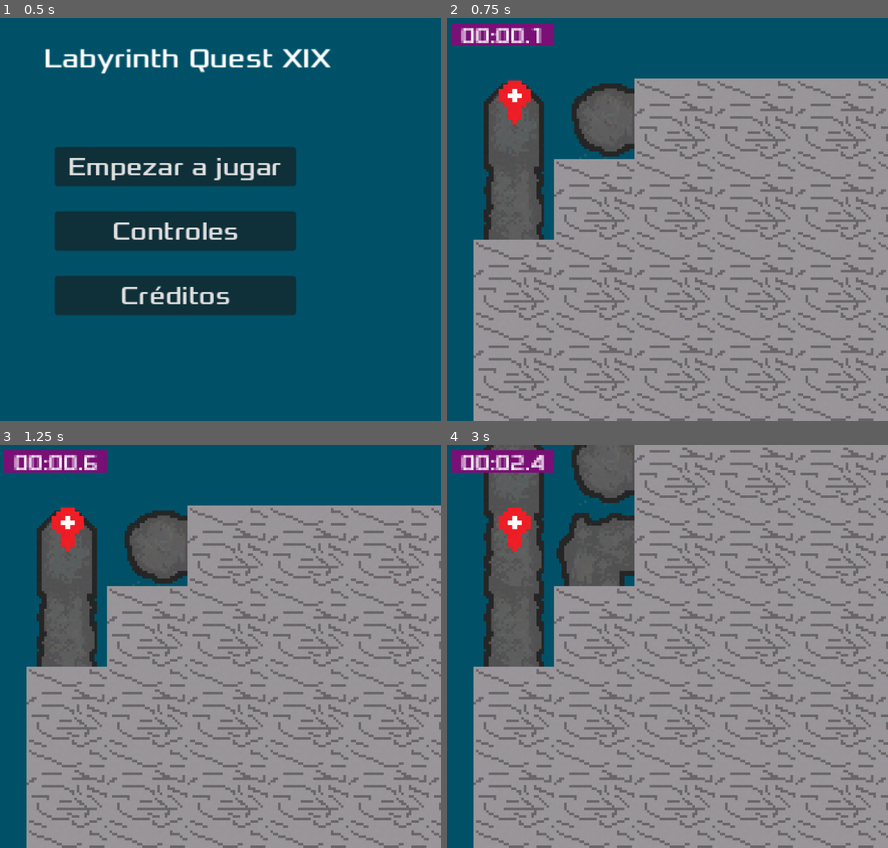
Above: before the commit, frames 1-4 (two rows, left to right).
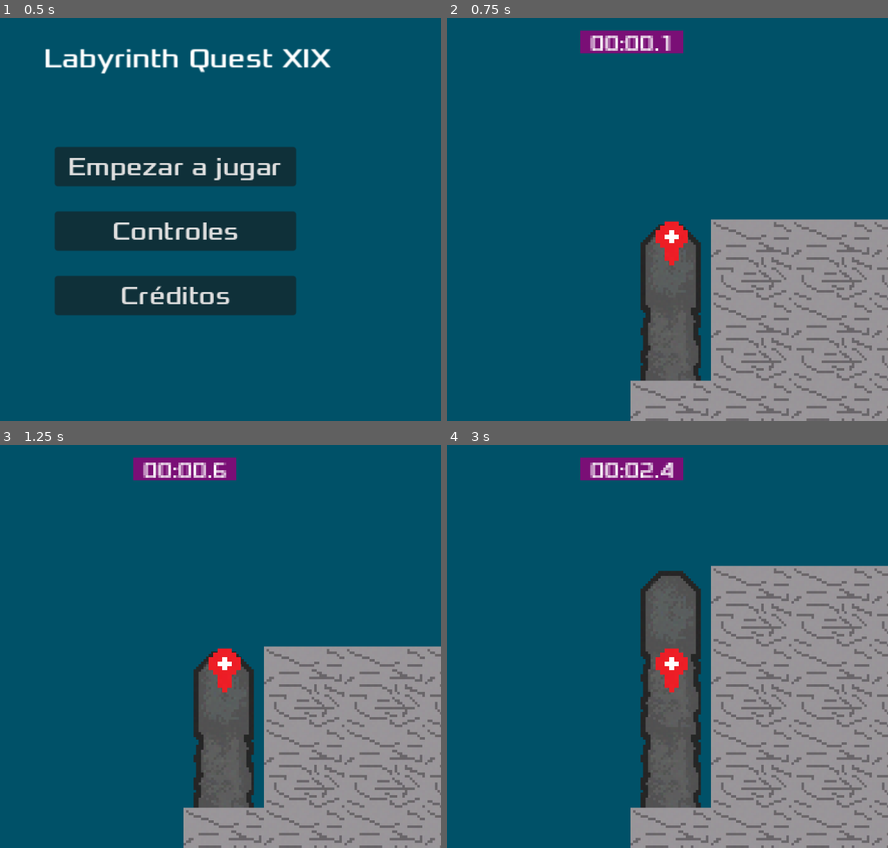
Above: after the commit, the same moments.

Repository: rielgueta/labyrinth
Game: Godot game, scene res://scenes/Inicio.tscn
Same seed, same stepped clock (60 frames per second), same inputs: the game is played once before the commit and once after it.
Inputs:
- Up to frame 1 (0.5 s): no input
- Up to frame 2 (0.75 s): click "Empezar a jugar" at 0.5 s
- Up to frame 3 (1.25 s): no input
- Up to frame 4 (3 s): tap Enter at 1.25 s; hold Right (ui_right) 1.28-2.03 s; hold Down (ui_down) 2.03-2.78 s; hold Right (ui_right) from 2.78 s (still down)

Frame 1 is identical in both runs. In frame 2, 63% of the frame differs, in the area x 0-100%, y 1-100%; in frame 3, 63%; in frame 4, 69%, in the area x 0-100%, y 0-100%.

Commit message:
Items y arreglar bugs
Fog ahora solo se quita si hay camino, Hay los sprays de items y mejor Hud

Diff:
--- a/Scripts/Game.gd
+++ b/Scripts/Game.gd
@@ -8,6 +8,7 @@
 	# Generamos el laberinto
 	$Laberinto.generar_laberinto(ancho_laberinto)
 	$Laberinto.esconder(ancho_laberinto)
+
 	# Creamos la salida
 	var salida = randi_range(0, ancho_laberinto-1)
 	$Laberinto.modificar_celda(Vector2i(salida, ancho_laberinto-1), 2)
--- a/Scripts/tilemap.gd
+++ b/Scripts/tilemap.gd
@@ -19,6 +19,10 @@
 	# var sed = 2285957176
 	# var sed = randi()
 	tamaño_laberinto = ancho_laberinto
+
+	# MOMENTANEO
+	set_cell(1 , Vector2i(2, 0), 4, Vector2i(2, 0))
+	set_cell(1 , Vector2i(1, 0), 4, Vector2i(1, 0))
 
 	aguas = create_2d_array(tamaño_laberinto, tamaño_laberinto,0)
 	if sed != 0:
@@ -193,19 +197,27 @@
 	var mov = get_moves(celda_a_mod)
 	mov[modificador] = true
 	var coord_atlas = convert_to_cell(mov)
-	set_cell(0,coordenadas, 2, coord_atlas)
+	set_cell(0, coordenadas, 2, coord_atlas)
 
 func esconder(ancho):
 	for i in range(ancho):
 		for j in range(ancho):
-			set_cell(1, Vector2i(i, j), 3, Vector2i.ZERO)
+			set_cell(2, Vector2i(i, j), 3, Vector2i.ZERO)
+
 
 func mostrar(coords:Vector2i):
-	erase_cell(1, coords-Vector2i.LEFT)
-	erase_cell(1, coords-Vector2i.ZERO)
-	erase_cell(1, coords-Vector2i.RIGHT)
-	erase_cell(1, coords-Vector2i.UP)
-	erase_cell(1, coords-Vector2i.DOWN)
+	var movimientos = get_moves(get_cell_atlas_coords(0, coords))
+	erase_cell(2, coords-Vector2i.ZERO)
+	for i in range(0, 4, 1):
+		if movimientos[i]:
+			if i == 0:
+				erase_cell(2, coords + Vector2i.UP)
+			elif i == 1:
+				erase_cell(2, coords + Vector2i.LEFT)
+			elif i == 2:
+				erase_cell(2, coords + Vector2i.DOWN)
+			else:
+				erase_cell(2, coords + Vector2i.RIGHT)
 
 func create_2d_array(width, height, value):
 	var a = []
--- a/Tilesets/tilemap.tres
+++ b/Tilesets/tilemap.tres
@@ -1,9 +1,10 @@
-[gd_resource type="TileSet" load_steps=9 format=3 uid="uid://dnrll7emphamq"]
+[gd_resource type="TileSet" load_steps=11 format=3 uid="uid://dnrll7emphamq"]
 
 [ext_resource type="Texture2D" uid="uid://bwq7sxsdmgv0r" path="res://Tilesets/tilesetcuadradoOrdenado.png" id="1_qltth"]
 [ext_resource type="Texture2D" uid="uid://bdu3n66blqa6r" path="res://Art/question.png" id="2_ix5cg"]
 [ext_resource type="Texture2D" uid="uid://djtogtajeusck" path="res://Art/lab1.png" id="3_0c8uv"]
 [ext_resource type="Texture2D" uid="uid://cblppibs0pgkb" path="res://Art/fow.png" id="4_56xfn"]
+[ext_resource type="Texture2D" uid="uid://pftinibvego8" path="res://Art/Items.png" id="5_7b0eu"]
 
 [sub_resource type="TileSetAtlasSource" id="TileSetAtlasSource_p8ru0"]
 texture = ExtResource("1_qltth")
@@ -155,6 +156,22 @@
 0:0/0/physics_layer_0/linear_velocity = Vector2(0, 0)
 0:0/0/physics_layer_0/angular_velocity = 0.0
 
+[sub_resource type="TileSetAtlasSource" id="TileSetAtlasSource_p7e20"]
+texture = ExtResource("5_7b0eu")
+texture_region_size = Vector2i(32, 32)
+0:0/0 = 0
+0:0/0/physics_layer_0/linear_velocity = Vector2(0, 0)
+0:0/0/physics_layer_0/angular_velocity = 0.0
+1:0/0 = 0
+1:0/0/physics_layer_0/linear_velocity = Vector2(0, 0)
+1:0/0/physics_layer_0/angular_velocity = 0.0
+2:0/0 = 0
+2:0/0/physics_layer_0/linear_velocity = Vector2(0, 0)
+2:0/0/physics_layer_0/angular_velocity = 0.0
+3:0/0 = 0
+3:0/0/physics_layer_0/linear_velocity = Vector2(0, 0)
+3:0/0/physics_layer_0/angular_velocity = 0.0
+
 [resource]
 tile_size = Vector2i(32, 32)
 physics_layer_0/collision_layer = 1
@@ -162,3 +179,4 @@
 sources/1 = SubResource("TileSetAtlasSource_e3agx")
 sources/2 = SubResource("TileSetAtlasSource_wh4e1")
 sources/3 = SubResource("TileSetAtlasSource_ktoa6")
+sources/4 = SubResource("TileSetAtlasSource_p7e20")
--- a/scenes/Game.tscn
+++ b/scenes/Game.tscn
@@ -2,7 +2,7 @@
 
 [ext_resource type="PackedScene" uid="uid://bewouc6umc27" path="res://scenes/Laberinto.tscn" id="1_7o2eb"]
 [ext_resource type="Script" path="res://Scripts/Game.gd" id="1_xp63t"]
-[ext_resource type="PackedScene" uid="uid://ctksfnssr53yy" path="res://scenes/Player.tscn" id="2_t7khs"]
+[ext_resource type="PackedScene" uid="uid://ctksfnssr53yy" path="res://scenes/player.tscn" id="2_t7khs"]
 [ext_resource type="FontFile" uid="uid://dchv2aiqqob4d" path="res://fonts/Xolonium-Regular.ttf" id="4_s3cv2"]
 [ext_resource type="Script" path="res://Scripts/Salida.gd" id="4_ur3wm"]
 [ext_resource type="Script" path="res://Scripts/ScoreLabel.gd" id="5_vdcn2"]
@@ -17,29 +17,34 @@
 
 [node name="Laberinto" parent="." instance=ExtResource("1_7o2eb")]
 layer_0/name = "Laberinto"
-layer_1/name = "Desconocido"
+layer_1/name = "Items"
 layer_1/enabled = true
 layer_1/modulate = Color(1, 1, 1, 1)
 layer_1/y_sort_enabled = false
 layer_1/y_sort_origin = 0
 layer_1/z_index = 0
-layer_1/tile_data = PackedInt32Array(0, 1, 0, 1, 1, 0, 2, 1, 0, 3, 1, 0, 4, 1, 0, 5, 1, 0, 6, 1, 0, 65542, 1, 0, 65541, 1, 0, 65540, 1, 0, 65539, 1, 0, 65538, 1, 0, 65537, 1, 0, 65536, 1, 0, 131072, 1, 0, 131073, 1, 0, 131074, 1, 0, 131075, 1, 0, 131076, 1, 0, 131077, 1, 0, 131078, 1, 0, 196614, 1, 0, 196613, 1, 0, 196612, 1, 0, 196611, 1, 0, 196610, 1, 0, 196609, 1, 0, 196608, 1, 0, 262144, 1, 0, 262145, 1, 0, 262146, 1, 0, 262147, 1, 0, 262148, 1, 0, 262149, 1, 0, 262150, 1, 0, 327686, 1, 0, 327685, 1, 0, 327684, 1, 0, 327683, 1, 0, 327682, 1, 0, 327681, 1, 0, 327680, 1, 0, 393216, 1, 0, 393217, 1, 0, 393218, 1, 0, 393219, 1, 0, 393220, 1, 0, 393221, 1, 0, 458757, 1, 0, 458758, 1, 0, 393222, 1, 0, 458756, 1, 0, 458755, 1, 0, 458754, 1, 0, 458753, 1, 0, 458752, 1, 0)
+layer_1/tile_data = PackedInt32Array()
+layer_2/name = "Desconocido"
+layer_2/enabled = true
+layer_2/modulate = Color(1, 1, 1, 1)
+layer_2/y_sort_enabled = false
+layer_2/y_sort_origin = 0
+layer_2/z_index = 0
+layer_2/tile_data = PackedInt32Array()
 "tamaño_laberinto" = 20
 
 [node name="Player" parent="." instance=ExtResource("2_t7khs")]
 
 [node name="Camera2D" type="Camera2D" parent="Player"]
-offset = Vector2(-40, -24)
-anchor_mode = 0
 zoom = Vector2(5, 5)
 
 [node name="UI" type="Control" parent="Player/Camera2D"]
 layout_mode = 3
 anchors_preset = 0
-offset_left = -38.0
-offset_top = -22.0
-offset_right = 61.0
-offset_bottom = 55.0
+offset_left = -102.0
+offset_top = -75.0
+offset_right = 103.0
+offset_bottom = 80.0
 
 [node name="ColorRect" type="ColorRect" parent="Player/Camera2D/UI"]
 layout_mode = 1
Binary file added: Art/Items.png
Not shown, added: Art/Items.png.import
